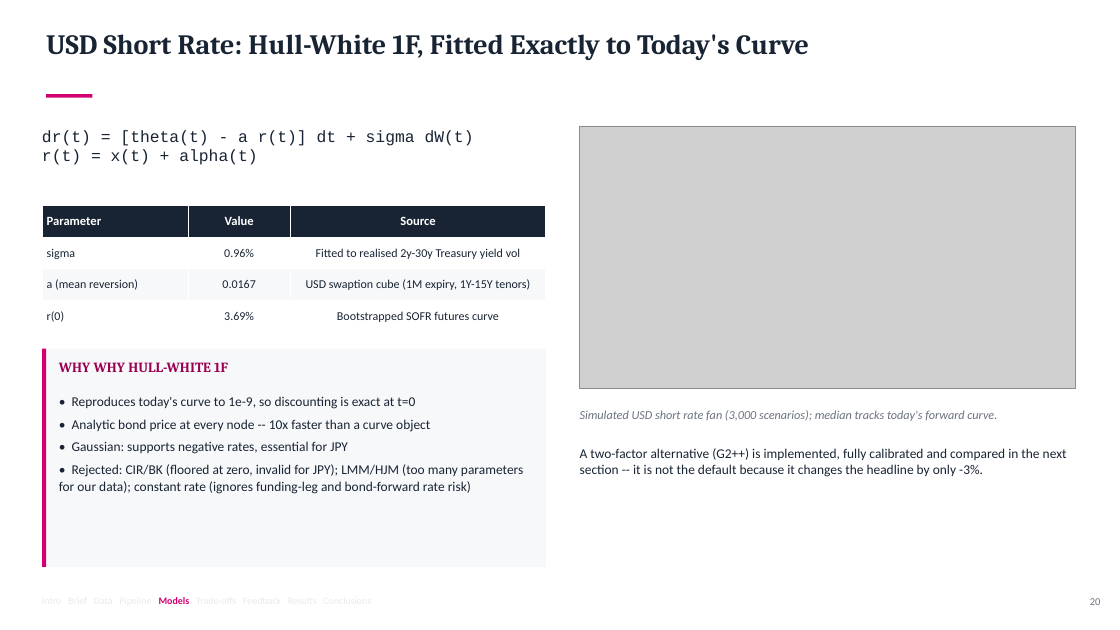
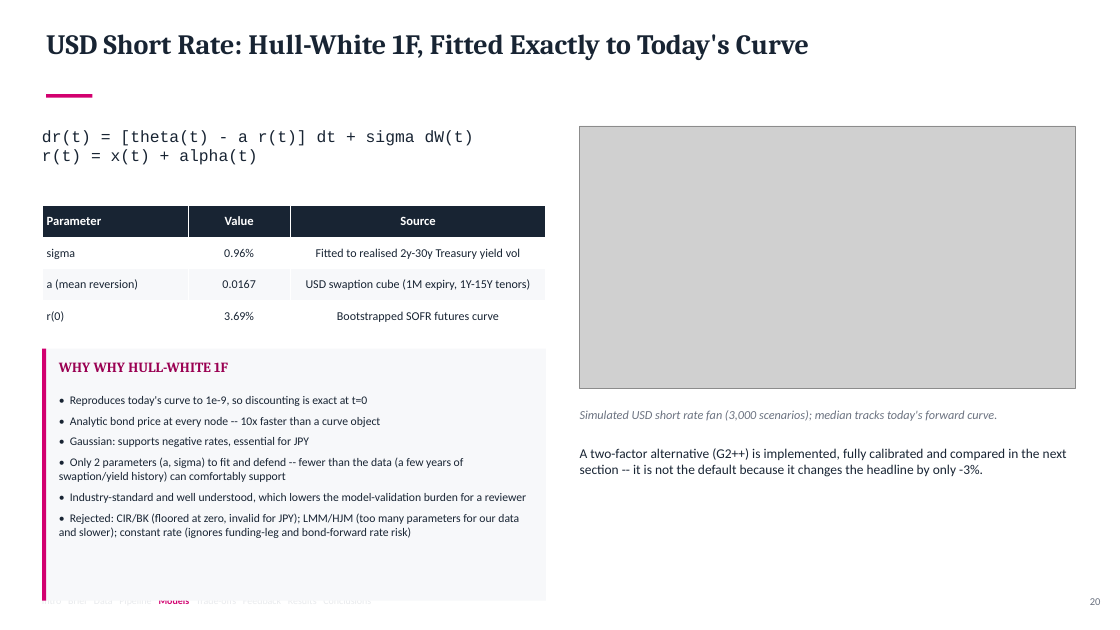
Before and after one commit to eshapandya24/capitolis-risk-engine, a slide deck: slide 20 of docs/Capitolis_CCR_Client_Final_Presentation.pptx. Drawn at 1120x630 pixels with LibreOffice and Linux fonts; fonts in the diff are those of the drawing; grey boxes stand for pictures. Boxes give left, top, right and bottom in pixels: in the first picture for what was removed or moved away, otherwise in the second. Text is boxed around its words. In the diff, an @@ line names an element or a change of style, - is before the commit and + after.

```diff
--- a/docs/Capitolis_CCR_Client_Final_Presentation.pptx
+++ b/docs/Capitolis_CCR_Client_Final_Presentation.pptx
@@ rectangle: place and size @@
-rectangle at [42, 349, 546, 567]
+rectangle at [42, 349, 546, 601]
@@ rectangle: place and size @@
-rectangle at [42, 349, 46, 567]
+rectangle at [42, 349, 46, 601]
@@ text at [70, 396, 381, 447]: size 11.5 to 10 pt in "• Reproduces today's curve to 1e-9, so ...", "• Analytic bond price at every node ...", "• Gaussian: supports negative rates, essential for ..." @@
@@ text at [59, 457, 526, 538]: text changed; size 11.5 to 10 pt @@
-• Rejected: CIR/BK (floored at zero, invalid for JPY); LMM/HJM (too many parameters for our data); constant rate (ignores funding-leg and bond-forward rate risk)
+• Only 2 parameters (a, sigma) to fit and defend -- fewer than the data (a few years of swaption/yield history) can comfortably support
+• Industry-standard and well understood, which lowers the model-validation burden for a reviewer
+• Rejected: CIR/BK (floored at zero, invalid for JPY); LMM/HJM (too many parameters for our data and slower); constant rate (ignores funding-leg and bond-forward rate risk)
```
Also in this commit, not shown: 11 other slides changed, 1 other file.
